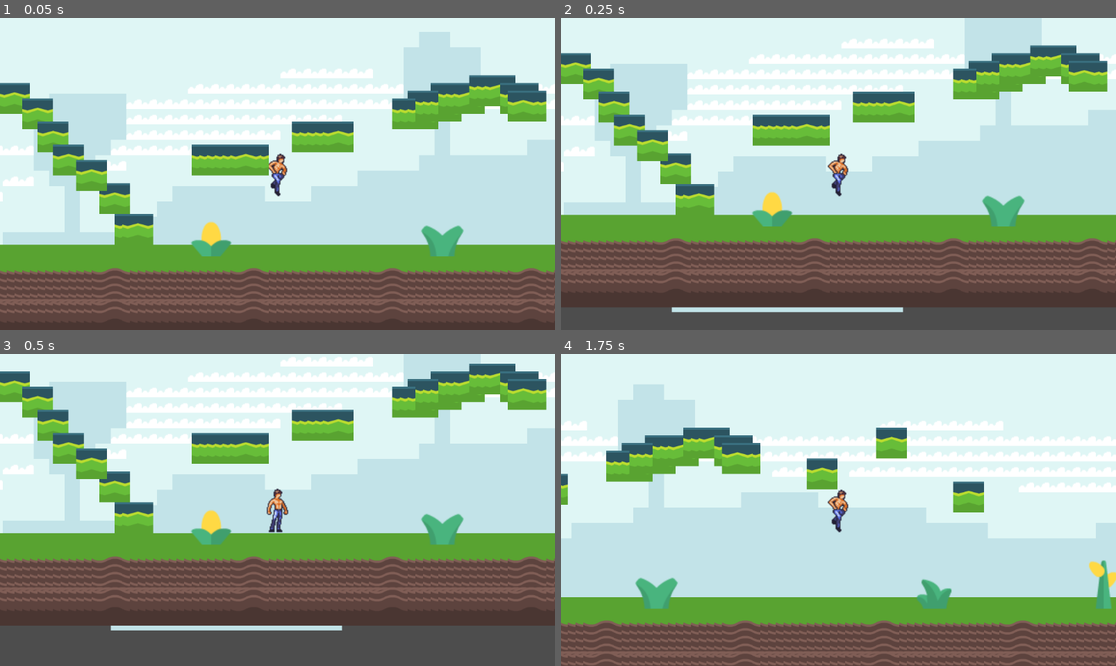
Above: before the commit, frames 1-4 (two rows, left to right).
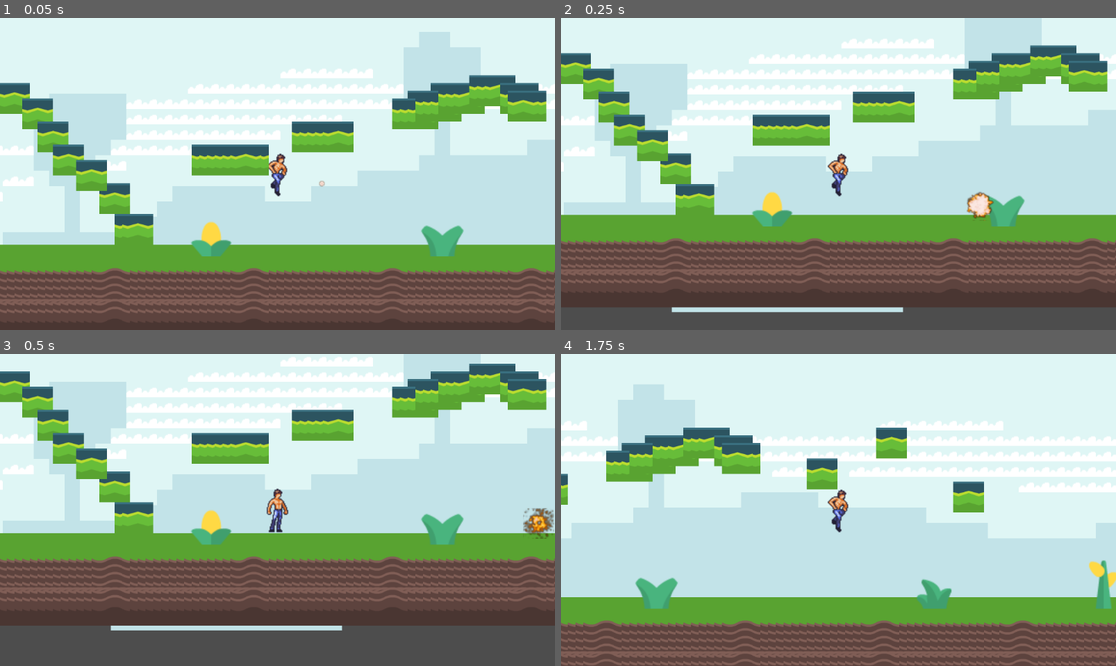
Above: after the commit, the same moments.

Repository: Allan-Mance/2D-Platformer
Game: Godot game, scene res://game.tscn
The game is run twice, just before and just after one commit, with the same random seed, the same clock (stepped at 60 frames per second) and the same inputs.
Inputs:
- Up to frame 1 (0.05 s): no input
- Up to frame 2 (0.25 s): no input
- Up to frame 3 (0.5 s): no input
- Up to frame 4 (1.75 s): hold D (Right) from 0.53 s (still down); tap Space (Jump) at 0.77, 1.52 s

The runs differ from the first frame. In frame 1, less than 0.1% of the frame differs, in the area x 57-59%, y 52-55%; in frame 2, 0.3%; in frame 3, 0.4%, in the area x 94-100%, y 49-60%; in frame 4, nothing differs.

Commit message:
Add wolf enemy

Diff:
--- /dev/null
+++ b/Enemy/Die.gd
@@ -0,0 +1,14 @@
+extends Node
+
+@onready var SM = get_parent()
+@onready var enemy = get_node("../..")
+
+func _ready():
+	await enemy.ready
+	enemy.set_animation("Die")
+
+func start():
+	enemy.velocity = Vector2.ZERO
+	enemy.set_animation("Dying")
+	enemy.collision_layer = 0
+	enemy.collision_mask = 0
--- /dev/null
+++ b/Enemy/Moving.gd
@@ -0,0 +1,15 @@
+extends Node
+
+@onready var SM = get_parent()
+@onready var enemy = get_node("../..")
+
+func _ready():
+	await enemy.ready
+
+func start():
+	enemy.set_animation("Moving")
+
+func physics_process(_delta):
+	if not enemy.is_on_floor():
+		enemy.velocity.y += 50
+	else: enemy.velocity.y = 0
--- /dev/null
+++ b/Enemy/State  Machine.gd
@@ -0,0 +1,35 @@
+extends Node
+
+@onready var state = null
+@onready var previous_state = null
+@onready var state_name = ""
+
+func _ready():
+	if get_child_count():
+		set_state(get_children()[0].name)
+
+func _physics_process(delta):
+	if state and state.has_method("physics_process"):
+		state.physics_process(delta)
+
+func _process(delta):
+	if state and state.has_method("process"):
+		state.process(delta)
+
+func _unhandled_input(event):
+	if state and state.has_method("unhandled_input"):
+		state.unhandled_input(event)
+
+func set_state(s):
+	state_name = s
+	var new_state = get_node(NodePath(s))
+	if new_state != null:
+		if state != null:
+			if state.has_method("end"):
+				state.end()
+			previous_state = state
+		state = new_state
+		if state.has_method("start"):
+			state.start()
+	else:
+		state = null
--- /dev/null
+++ b/Enemy/wolf.tscn
@@ -0,0 +1,197 @@
+[gd_scene load_steps=31 format=3 uid="uid://6ykcckl2l2c6"]
+
+[ext_resource type="Script" path="res://Wolf.gd" id="1_laee6"]
+[ext_resource type="Texture2D" uid="uid://css3duuhuk8ef" path="res://Assets/hell-hound-run.png" id="2_uo7vy"]
+[ext_resource type="Texture2D" uid="uid://c63urwc8hymud" path="res://Assets/explosion_scaled_down.png" id="3_bi5n1"]
+[ext_resource type="Script" path="res://Enemy/State  Machine.gd" id="4_krr8b"]
+[ext_resource type="Script" path="res://Enemy/Moving.gd" id="4_xpc35"]
+[ext_resource type="Script" path="res://Enemy/Die.gd" id="5_lusxs"]
+
+[sub_resource type="AtlasTexture" id="AtlasTexture_rvxmw"]
+atlas = ExtResource("2_uo7vy")
+region = Rect2(268, 0, 67, 32)
+
+[sub_resource type="AtlasTexture" id="AtlasTexture_xkjde"]
+atlas = ExtResource("3_bi5n1")
+region = Rect2(0, 0, 32, 32)
+
+[sub_resource type="AtlasTexture" id="AtlasTexture_132cq"]
+atlas = ExtResource("3_bi5n1")
+region = Rect2(32, 0, 32, 32)
+
+[sub_resource type="AtlasTexture" id="AtlasTexture_rpjci"]
+atlas = ExtResource("3_bi5n1")
+region = Rect2(64, 0, 32, 32)
+
+[sub_resource type="AtlasTexture" id="AtlasTexture_fghaj"]
+atlas = ExtResource("3_bi5n1")
+region = Rect2(96, 0, 32, 32)
+
+[sub_resource type="AtlasTexture" id="AtlasTexture_fnwx3"]
+atlas = ExtResource("3_bi5n1")
+region = Rect2(0, 32, 32, 32)
+
+[sub_resource type="AtlasTexture" id="AtlasTexture_r0wun"]
+atlas = ExtResource("3_bi5n1")
+region = Rect2(32, 32, 32, 32)
+
+[sub_resource type="AtlasTexture" id="AtlasTexture_jf6eu"]
+atlas = ExtResource("3_bi5n1")
+region = Rect2(64, 32, 32, 32)
+
+[sub_resource type="AtlasTexture" id="AtlasTexture_eoeg1"]
+atlas = ExtResource("3_bi5n1")
+region = Rect2(96, 32, 32, 32)
+
+[sub_resource type="AtlasTexture" id="AtlasTexture_fodyi"]
+atlas = ExtResource("3_bi5n1")
+region = Rect2(0, 64, 32, 32)
+
+[sub_resource type="AtlasTexture" id="AtlasTexture_jb7mu"]
+atlas = ExtResource("3_bi5n1")
+region = Rect2(32, 64, 32, 32)
+
+[sub_resource type="AtlasTexture" id="AtlasTexture_yiusn"]
+atlas = ExtResource("3_bi5n1")
+region = Rect2(64, 64, 32, 32)
+
+[sub_resource type="AtlasTexture" id="AtlasTexture_4h754"]
+atlas = ExtResource("3_bi5n1")
+region = Rect2(96, 64, 32, 32)
+
+[sub_resource type="AtlasTexture" id="AtlasTexture_afwgb"]
+atlas = ExtResource("3_bi5n1")
+region = Rect2(0, 96, 32, 32)
+
+[sub_resource type="AtlasTexture" id="AtlasTexture_tm7ov"]
+atlas = ExtResource("3_bi5n1")
+region = Rect2(32, 96, 32, 32)
+
+[sub_resource type="AtlasTexture" id="AtlasTexture_hl1sp"]
+atlas = ExtResource("3_bi5n1")
+region = Rect2(64, 96, 32, 32)
+
+[sub_resource type="AtlasTexture" id="AtlasTexture_klhfy"]
+atlas = ExtResource("3_bi5n1")
+region = Rect2(96, 96, 32, 32)
+
+[sub_resource type="AtlasTexture" id="AtlasTexture_bhvh7"]
+atlas = ExtResource("2_uo7vy")
+region = Rect2(0, 0, 67, 32)
+
+[sub_resource type="AtlasTexture" id="AtlasTexture_k6jpw"]
+atlas = ExtResource("2_uo7vy")
+region = Rect2(67, 0, 67, 32)
+
+[sub_resource type="AtlasTexture" id="AtlasTexture_45t4q"]
+atlas = ExtResource("2_uo7vy")
+region = Rect2(134, 0, 67, 32)
+
+[sub_resource type="AtlasTexture" id="AtlasTexture_6g3uf"]
+atlas = ExtResource("2_uo7vy")
+region = Rect2(201, 0, 67, 32)
+
+[sub_resource type="AtlasTexture" id="AtlasTexture_fdujw"]
+atlas = ExtResource("2_uo7vy")
+region = Rect2(268, 0, 67, 32)
+
+[sub_resource type="SpriteFrames" id="SpriteFrames_acr70"]
+animations = [{
+"frames": [{
+"duration": 1.0,
+"texture": SubResource("AtlasTexture_rvxmw")
+}, {
+"duration": 1.0,
+"texture": SubResource("AtlasTexture_xkjde")
+}, {
+"duration": 1.0,
+"texture": SubResource("AtlasTexture_132cq")
+}, {
+"duration": 1.0,
+"texture": SubResource("AtlasTexture_rpjci")
+}, {
+"duration": 1.0,
+"texture": SubResource("AtlasTexture_fghaj")
+}, {
+"duration": 1.0,
+"texture": SubResource("AtlasTexture_fnwx3")
+}, {
+"duration": 1.0,
+"texture": SubResource("AtlasTexture_r0wun")
+}, {
+"duration": 1.0,
+"texture": SubResource("AtlasTexture_jf6eu")
+}, {
+"duration": 1.0,
+"texture": SubResource("AtlasTexture_eoeg1")
+}, {
+"duration": 1.0,
+"texture": SubResource("AtlasTexture_fodyi")
+}, {
+"duration": 1.0,
+"texture": SubResource("AtlasTexture_jb7mu")
+}, {
+"duration": 1.0,
+"texture": SubResource("AtlasTexture_yiusn")
+}, {
+"duration": 1.0,
+"texture": SubResource("AtlasTexture_4h754")
+}, {
+"duration": 1.0,
+"texture": SubResource("AtlasTexture_afwgb")
+}, {
+"duration": 1.0,
+"texture": SubResource("AtlasTexture_tm7ov")
+}, {
+"duration": 1.0,
+"texture": SubResource("AtlasTexture_hl1sp")
+}, {
+"duration": 1.0,
+"texture": SubResource("AtlasTexture_klhfy")
+}],
+"loop": false,
+"name": &"Die",
+"speed": 30.0
+}, {
+"frames": [{
+"duration": 1.0,
+"texture": SubResource("AtlasTexture_bhvh7")
+}, {
+"duration": 1.0,
+"texture": SubResource("AtlasTexture_k6jpw")
+}, {
+"duration": 1.0,
+"texture": SubResource("AtlasTexture_45t4q")
+}, {
+"duration": 1.0,
+"texture": SubResource("AtlasTexture_6g3uf")
+}, {
+"duration": 1.0,
+"texture": SubResource("AtlasTexture_fdujw")
+}],
+"loop": true,
+"name": &"Moving",
+"speed": 10.0
+}]
+
+[sub_resource type="RectangleShape2D" id="RectangleShape2D_5vcr0"]
+
+[node name="Wolf" type="CharacterBody2D"]
+script = ExtResource("1_laee6")
+
+[node name="AnimatedSprite2D" type="AnimatedSprite2D" parent="."]
+sprite_frames = SubResource("SpriteFrames_acr70")
+animation = &"Moving"
+autoplay = "Moving"
+
+[node name="CollisionShape2D" type="CollisionShape2D" parent="."]
+shape = SubResource("RectangleShape2D_5vcr0")
+
+[node name="StateMachine" type="Node" parent="."]
+script = ExtResource("4_krr8b")
+
+[node name="Move" type="Node" parent="StateMachine"]
+script = ExtResource("4_xpc35")
+
+[node name="Die" type="Node" parent="StateMachine"]
+script = ExtResource("5_lusxs")
--- /dev/null
+++ b/Wolf.gd
@@ -0,0 +1,48 @@
+extends CharacterBody2D
+
+@onready var SM = $StateMachine
+
+@export var walking = 500
+@export var running = 500
+@export var jump = 1200
+var direction = 1
+
+func _ready():
+	velocity.x = running
+	SM.set_state("Move")
+
+func _physics_process(_delta):
+	set_velocity(velocity)
+	set_up_direction(Vector2.UP)
+	move_and_slide()
+	velocity = velocity
+
+	if direction < 0 and not $AnimatedSprite2D.flip_h:
+		$AnimatedSprite2D.flip_h = true
+	if direction > 0 and $AnimatedSprite2D.flip_h:
+		$AnimatedSprite2D.flip_h = false
+
+func set_animation(anim):
+	if $AnimatedSprite2D.animation == anim: return
+	if $AnimatedSprite2D.sprite_frames.has_animation(anim): $AnimatedSprite2D.play(anim)
+	else: $AnimatedSprite2D.play()
+
+func damage():
+	if SM.state_name != "Die":
+		SM.set_state("Die")
+
+func attack_target():
+	if $Attack.is_colliding():
+		return $Attack.get_collider()
+	return null
+
+func _on_AnimatedSprite_animation_finished():
+	if SM.state_name == "Attack":
+		SM.set_state("Move")
+	if SM.state_name == "Die":
+		queue_free()
+
+
+func _on_Above_and_Below_body_entered(body):
+	if body.name == "Player" and SM.state_name != "Die":
+		body.die()
--- a/game.tscn
+++ b/game.tscn
@@ -1,10 +1,11 @@
-[gd_scene load_steps=27 format=3 uid="uid://bhrt1ggmoa4d6"]
+[gd_scene load_steps=28 format=3 uid="uid://bhrt1ggmoa4d6"]
 
 [ext_resource type="Script" path="res://Player/Player.gd" id="1_3qmfc"]
 [ext_resource type="Texture2D" uid="uid://dqc7qd1qymy48" path="res://Assets/tilemap-backgrounds_packed.png" id="1_n6ff5"]
 [ext_resource type="Texture2D" uid="uid://cu0tcuc8rf7nt" path="res://Assets/player-spritemap-v9.png" id="3_x2sum"]
 [ext_resource type="Texture2D" uid="uid://c87hu5t4j0waq" path="res://Assets/Tiles.png" id="4_0rbng"]
 [ext_resource type="Script" path="res://Camera2D.gd" id="5_8mbtu"]
+[ext_resource type="PackedScene" uid="uid://6ykcckl2l2c6" path="res://Enemy/wolf.tscn" id="6_wjpkr"]
 
 [sub_resource type="TileSetAtlasSource" id="TileSetAtlasSource_65r55"]
 texture = ExtResource("1_n6ff5")
@@ -1193,3 +1194,8 @@
 
 [node name="Camera2D" type="Camera2D" parent="."]
 script = ExtResource("5_8mbtu")
+
+[node name="Enemy" type="Node2D" parent="."]
+position = Vector2(50, 10)
+
+[node name="Wolf" parent="Enemy" instance=ExtResource("6_wjpkr")]
Binary file added: Assets/explosion_scaled_down.png
Not shown, added: Assets/explosion_scaled_down.png.import
Binary file added: Assets/hell-hound-run.png
Not shown, added: Assets/hell-hound-run.png.import
